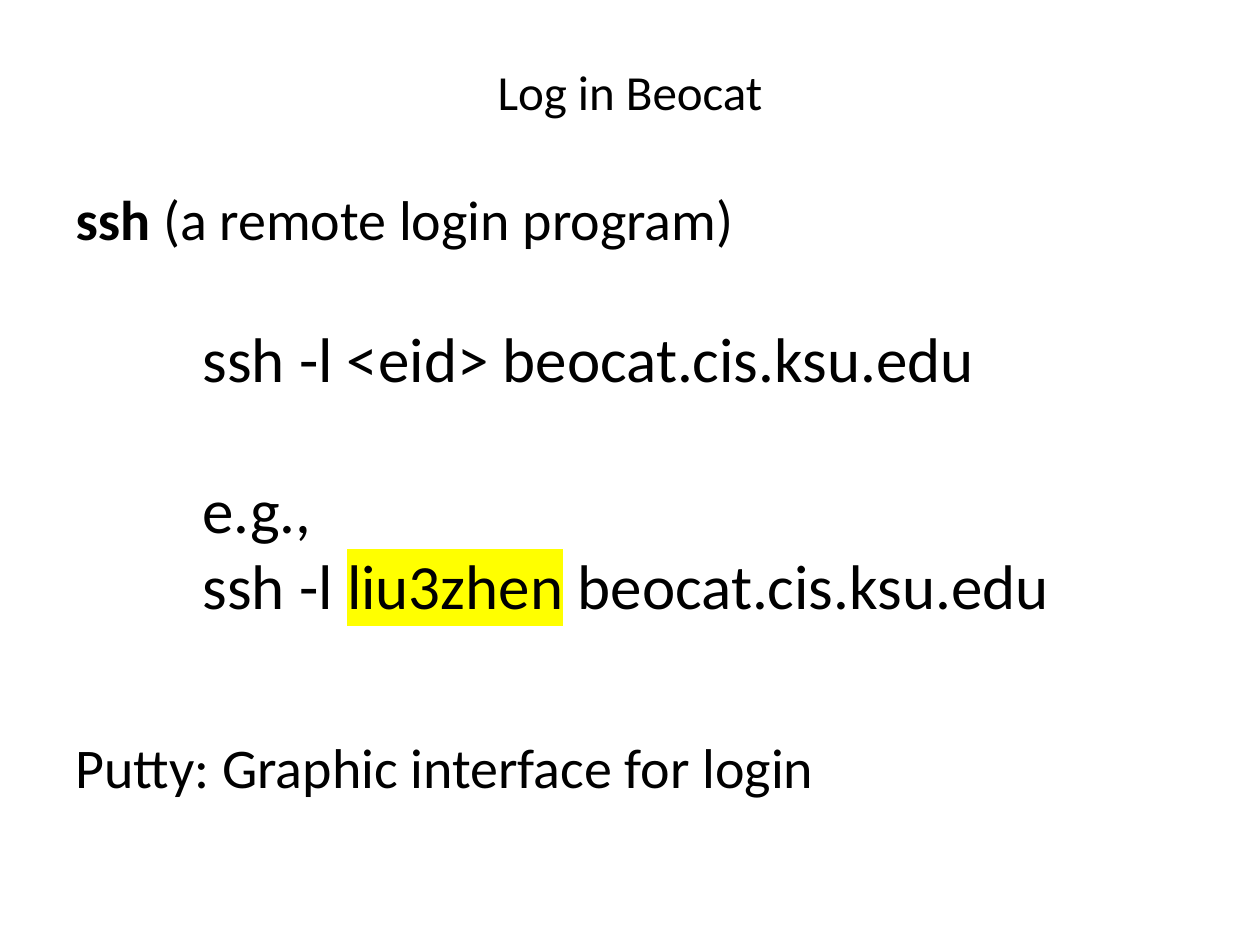
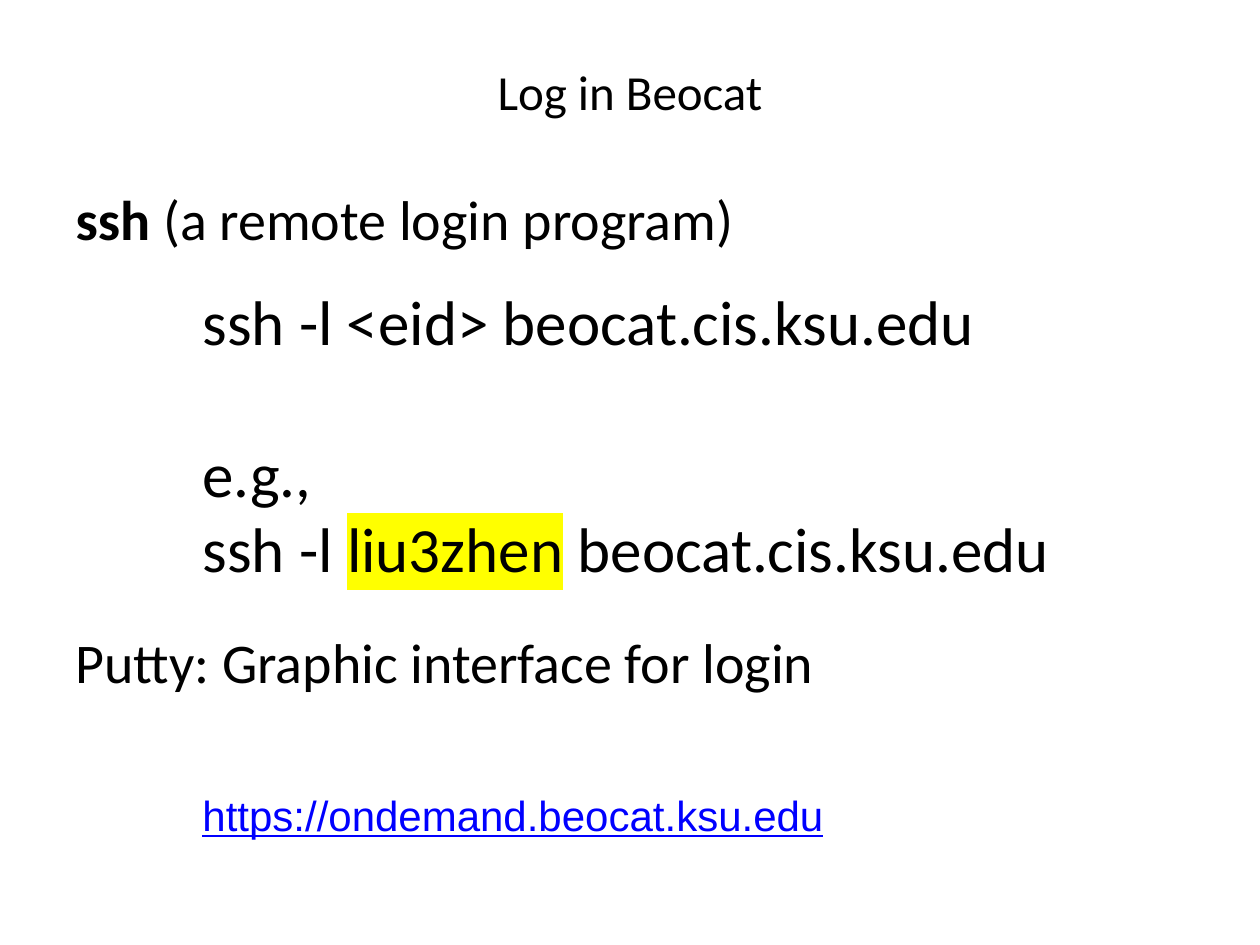
Before and after one commit to liu3zhenlab/teaching, a slide deck: slide 15 of PLPTH813Bioinformatis/2021/labs/lab01_Excel_regex_vi.pptx. Drawn at 1260x945 pixels with LibreOffice and Linux fonts; fonts in the diff are those of the drawing. Boxes give left, top, right and bottom in pixels: in the first picture for what was removed or moved away, otherwise in the second. Text is boxed around its words. In the diff, an @@ line names an element or a change of style, - is before the commit and + after.

```diff
--- a/PLPTH813Bioinformatis/2021/labs/lab01_Excel_regex_vi.pptx
+++ b/PLPTH813Bioinformatis/2021/labs/lab01_Excel_regex_vi.pptx
@@ text "ssh -l <eid> beocat.cis.ksu.edu": place and size @@
-text "ssh -l <eid> beocat.cis.ksu.edu" at (202,338,1049,610)
+text "ssh -l <eid> beocat.cis.ksu.edu" at (202,301,1049,573)
@@ text "Putty: Graphic interface for login": place and size @@
-text "Putty: Graphic interface for login" at (75,749,813,798)
+text "Putty: Graphic interface for login" at (75,644,813,693)
@@ text added at (202,800,823,840), 24 pt, text #0000FF, underline @@
+https://ondemand.beocat.ksu.edu
```
Also in this commit, not shown: 1 other slide changed, 6 other files.
